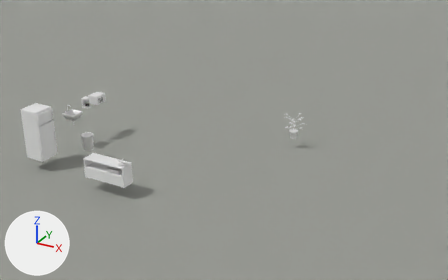
The Blender file Models/Interiors/FurnishedStudio/studio_apartment_furnished.blend as it was, and as the next commit left it.
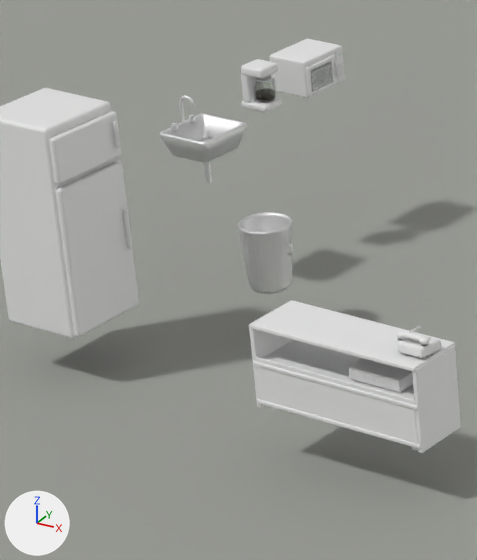
The first picture shows the older version from a camera (50 mm lens) standing at (10.17, -15.36, 8.39) and looking at (1.73, -0.01, 0.71). The close-ups show the older and then the newer version on the part from 6% to 31% of the width and 29% to 76% of the height of that picture. Only the edits that show in the close-ups are written down. The axes (+X, +Y, +Z) are drawn at lower left. The lights are the same throughout.

The scene before the commit, as lines of its bpy script (objects in view):
```python
ob_instance___coffeepot = bpy.data.objects.new('Instance / CoffeePot', None)
ob_instance___coffeepot.location = (-3.48, -0.25, 0.915)
ob_instance___coffeepot.rotation_euler = (0.0, 0.0, 1.571)  # degrees (0, 0, 90)
ob_instance___fridge = bpy.data.objects.new('Instance / Fridge', None)
ob_instance___fridge.location = (-3.49, -2.48, 0.0)
ob_instance___fridge.rotation_euler = (0.0, 0.0, 1.571)  # degrees (0, 0, 90)
ob_instance___landlinephone = bpy.data.objects.new('Instance / LandlinePhone', None)
ob_instance___landlinephone.location = (0.0, -2.81, 0.658)
ob_instance___landlinephone.rotation_euler = (0.0, 0.0, 3.142)  # degrees (0, 0, 180)
ob_instance___microwave = bpy.data.objects.new('Instance / Microwave', None)
ob_instance___microwave.location = (-3.45, 0.29, 0.915)
ob_instance___microwave.rotation_euler = (0.0, 0.0, 1.571)  # degrees (0, 0, 90)
ob_instance___sink = bpy.data.objects.new('Instance / Sink', None)
ob_instance___sink.location = (-3.54, -0.87, 0.91)
ob_instance___sink.rotation_euler = (0.0, 0.0, 1.571)  # degrees (0, 0, 90)
ob_instance___trashcan = bpy.data.objects.new('Instance / TrashCan', None)
ob_instance___trashcan.location = (-2.53, -1.39, 0.0)
# also in view: 'Presentation ground (not exported)' at (0.0, 0.0, -0.43); 'Instance / EntertainmentCenter' at (-0.58, -2.79, 0.33); 'Instance / VCR' at (-0.3, -2.8, 0.43)
```
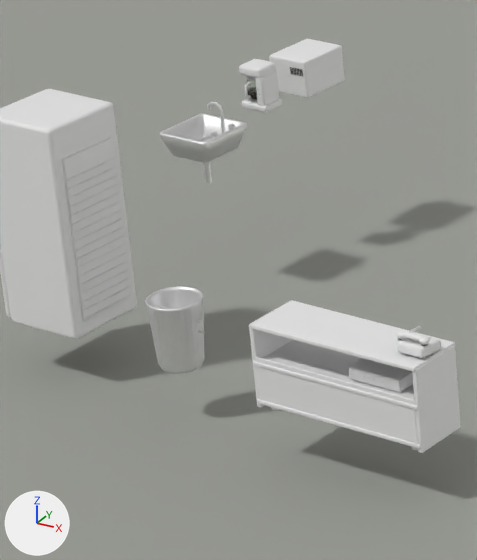
Patch to the scene script:
```diff
--- a/Models/Interiors/FurnishedStudio/studio_apartment_furnished.blend.py
+++ b/Models/Interiors/FurnishedStudio/studio_apartment_furnished.blend.py
@@ ob_instance___fridge @@
 ob_instance___fridge.location = (-3.49, -2.48, 0.0)
-ob_instance___fridge.rotation_euler = (0.0, 0.0, 1.571)  # degrees (0, 0, 90)
+ob_instance___fridge.rotation_euler = (0.0, 0.0, -1.571)  # degrees (0, 0, -90)
 ob_instance___fridge.instance_type = 'COLLECTION'
@@ ob_instance___sink @@
 ob_instance___sink.location = (-3.54, -0.87, 0.91)
-ob_instance___sink.rotation_euler = (0.0, 0.0, 1.571)  # degrees (0, 0, 90)
+ob_instance___sink.rotation_euler = (0.0, 0.0, -1.571)  # degrees (0, 0, -90)
 ob_instance___sink.instance_type = 'COLLECTION'
@@ ob_instance___microwave @@
 ob_instance___microwave.location = (-3.45, 0.29, 0.915)
-ob_instance___microwave.rotation_euler = (0.0, 0.0, 1.571)  # degrees (0, 0, 90)
+ob_instance___microwave.rotation_euler = (0.0, 0.0, -1.571)  # degrees (0, 0, -90)
 ob_instance___microwave.instance_type = 'COLLECTION'
@@ ob_instance___coffeepot @@
 ob_instance___coffeepot.location = (-3.48, -0.25, 0.915)
-ob_instance___coffeepot.rotation_euler = (0.0, 0.0, 1.571)  # degrees (0, 0, 90)
+ob_instance___coffeepot.rotation_euler = (0.0, 0.0, -1.571)  # degrees (0, 0, -90)
 ob_instance___coffeepot.instance_type = 'COLLECTION'
@@ ob_instance___trashcan @@
 ob_instance___trashcan = bpy.data.objects.new('Instance / TrashCan', None)
-ob_instance___trashcan.location = (-2.53, -1.39, 0.0)
+ob_instance___trashcan.location = (-2.2, -2.75, 0.0)
 ob_instance___trashcan.instance_type = 'COLLECTION'
```

Pixel boxes (x1, y1, x2, y2) of what changed, in the close-ups (477 x 560 px):
'Instance / Fridge', turned
    before: (0, 88, 139, 338)
    after: (0, 89, 137, 339)
'Instance / TrashCan', moved
    before: (238, 212, 293, 294)
    after: (145, 286, 205, 374)
'Instance / Microwave', turned
    before: (269, 39, 345, 98)
    after: (269, 39, 344, 98)
'Instance / Sink', turned
    before: (160, 95, 247, 183)
    after: (160, 102, 247, 183)
'Instance / CoffeePot', turned
    before: (241, 59, 282, 112)
    after: (239, 59, 282, 112)
